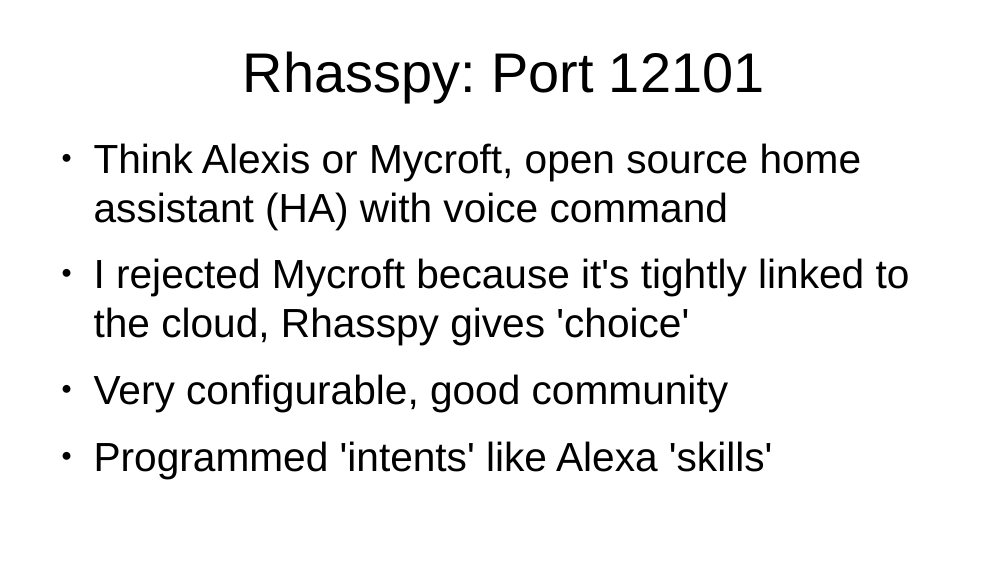
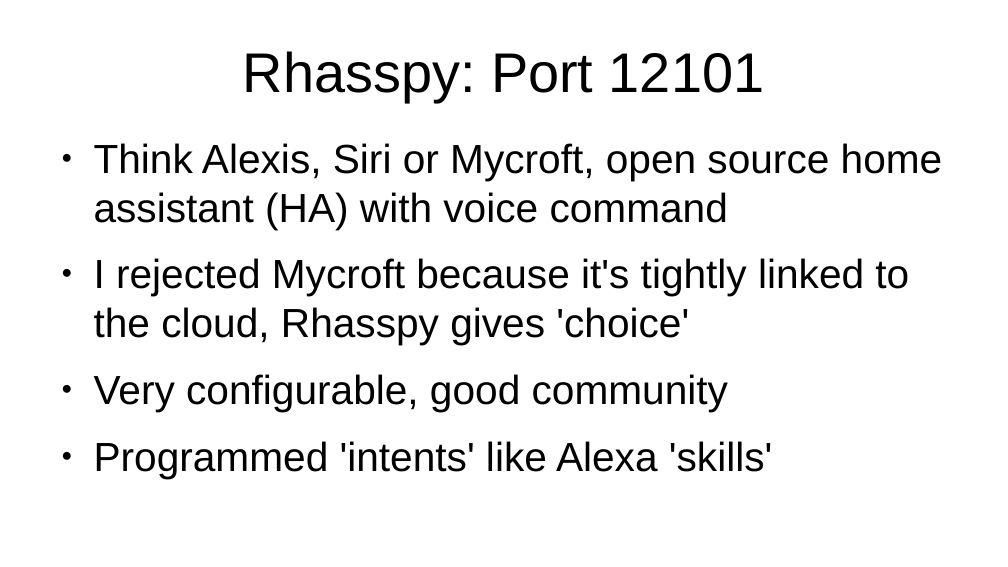
Before and after one commit to hbarnard/mema, a slide deck: slide 3 of bits-and-pieces/presentation..pptx. Drawn at 1008x567 pixels with LibreOffice and Linux fonts; fonts in the diff are those of the drawing. Boxes give left, top, right and bottom in pixels: in the first picture for what was removed or moved away, otherwise in the second. Text is boxed around its words. In the diff, an @@ line names an element or a change of style, - is before the commit and + after.

```diff
--- a/bits-and-pieces/presentation..pptx
+++ b/bits-and-pieces/presentation..pptx
@@ text at bbox=[94, 143, 943, 229]: text changed @@
-● Think Alexis or Mycroft, open source home assistant (HA) with voice command
+● Think Alexis, Siri or Mycroft, open source home assistant (HA) with voice command
```
Also in this commit, not shown: 6 other slides changed, 7 slides added, 7 other files.
